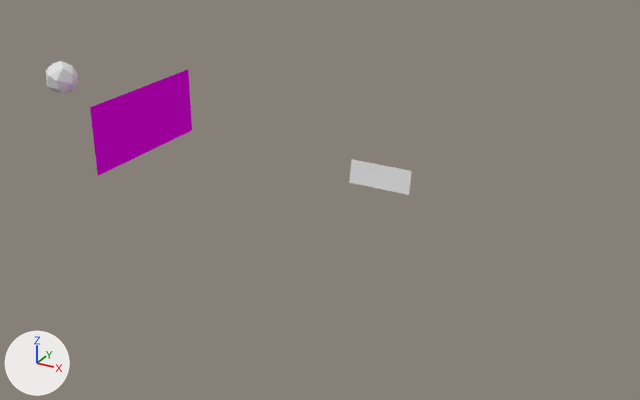
What one commit did to the Blender file coridor2.blend.
Camera for both pictures: a 50 mm lens placed at (6.9, -14.32, 7.62), pointed at (-0.58, -0.71, 0.82). Arrows for +X, +Y and +Z are at lower left; the lights stay in place. The same objects are shown in both versions, whatever each file hides.

Objects in the first picture: 'Plan', 'Portal', 'Sphere'.
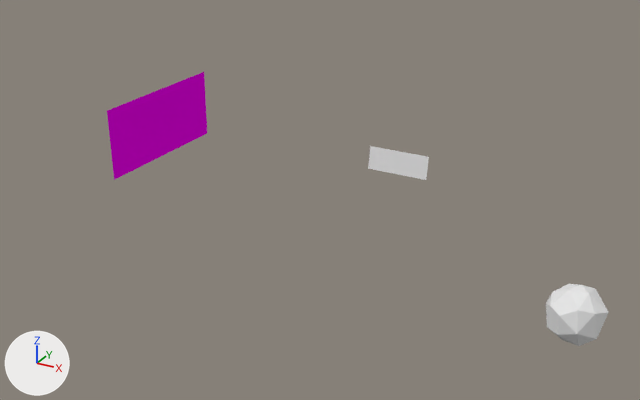
Where the change shows, as pixel boxes [x1, y1, x2, y2] in the pictures (640 x 400 px):
'Portal', moved
    before: [90, 70, 192, 176]
    after: [107, 72, 207, 180]
'Sphere', moved, turned
    before: [46, 61, 79, 94]
    after: [546, 284, 609, 346]
'Plan', moved
    before: [349, 159, 412, 195]
    after: [368, 146, 429, 180]

Diff of the bpy script that builds the scene:
```diff
--- a/coridor2.blend.py
+++ b/coridor2.blend.py
@@ ob_portal @@
 ob_portal = bpy.data.objects.new('Portal', me_portal)
-ob_portal.location = (-6.12, 0.19, 0.63)
+ob_portal.location = (-5.65, 0.19, 0.63)
@@ ob_plan @@
 ob_plan = bpy.data.objects.new('Plan', me_plan)
-ob_plan.location = (-0.62, 2.03, 0.61)
+ob_plan.location = (-0.62, 2.98, 0.61)
@@ ob_sphere @@
 ob_sphere = bpy.data.objects.new('Sphere', me_sphere)
-ob_sphere.location = (-7.89, 0.24, 1.99)
-ob_sphere.rotation_euler = (0.0, 0.0, -1.585)  # degrees (0, 0, -91)
+ob_sphere.location = (5.12, -4.58, 1.99)
```
